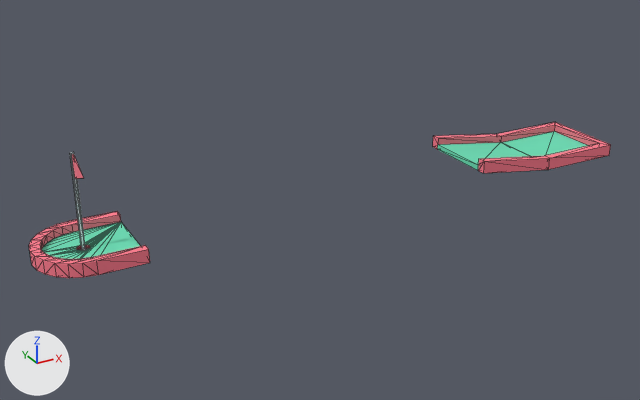
One commit to the FBX model Golf/Golf.Core/Content/Levels/3.fbx: the scene before it, then after it.
Before and after are seen from a camera (50 mm lens) standing at (-7.71, -7.9, 3.97) and looking at (-3.39, -0.03, 0.03). The axes (+X, +Y, +Z) are drawn at lower left. The lights are the same throughout. Mesh edges are drawn as thin lines. Where no turn or scale is listed for an object, it has been applied to the vertices.

Objects in the first picture: 'end', 'flag_red', 'holeRound.001', 'rampA'.
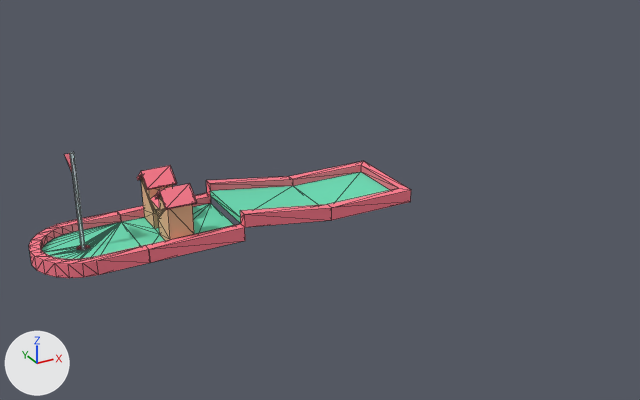
The newer file is also turned or shifted as a whole; pictures and numbers use the older file's frame.

Boxes (x1, y1, x2, y2) around the edits, measured in the pictures (640 x 400 px):
'end', moved: before (497, 122, 611, 169); after (289, 161, 411, 220)
'rampA', moved: before (433, 134, 550, 173); after (206, 176, 332, 227)
'castle', added: after (118, 166, 245, 263)
    faces in mat_border_005 (red #ff7d8f): (118, 166, 245, 263)
    faces in mat_wood (beige #eab68e): (141, 178, 194, 241)
    faces in mat_green_004 (green #6cdfb6): (121, 203, 234, 246)
'flag_red', turned: before (70, 152, 86, 251); after (64, 152, 86, 251)

The change, as a diff of the scene's bpy script:
```diff
--- a/Golf/Golf.Core/Content/Levels/3.fbx.py
+++ b/Golf/Golf.Core/Content/Levels/3.fbx.py
@@ mat_wood @@
+mat_wood = principled_material('wood')
+mat_wood.base_color = (0.82, 0.471, 0.271)  # beige #eab78e
+mat_wood.roughness = 1.0
@@ mat_green_004 @@
+mat_green_004 = principled_material('green.004')
+mat_green_004.base_color = (0.149, 0.736, 0.47)  # green #6cdfb6
+mat_green_004.roughness = 1.0
@@ mat_border_005 @@
+mat_border_005 = principled_material('border.005')
+mat_border_005.base_color = (1.0, 0.204, 0.275)  # red #ff7d8f
+mat_border_005.roughness = 1.0
@@ me_castle @@
+me_castle.from_pydata(...)  # 100 vertices, 200 faces; spans x -0.5..0.5, y -0.5..0.5, z 0.0..0.635
+# faces by material slot: [98, 14, 88]
+me_castle.materials.append(mat_border_005)  # red #ff7d8f
+me_castle.materials.append(mat_green_004)  # green #6cdfb6
+me_castle.materials.append(mat_wood)  # beige #eab78e
@@ ob_end @@
 ob_end = bpy.data.objects.new('end', me_end)
-ob_end.location = (0.0, 0.0, 0.0)
+ob_end.location = (-3.0, 0.0, 0.0)
@@ ob_flag_red @@
 ob_flag_red.location = (-6.0, 0.0, 0.0)
-ob_flag_red.rotation_euler = (1.571, 0.0, 0.0)  # degrees (90, 0, 0)
+ob_flag_red.rotation_euler = (-1.571, -3.142, 0.0)  # degrees (-90, -180, 0)
@@ ob_rampa @@
 ob_rampa = bpy.data.objects.new('rampA', me_rampa)
-ob_rampa.location = (-1.0, 0.0, 0.0)
+ob_rampa.location = (-4.0, 0.0, 0.0)
@@ ob_castle @@
+ob_castle = bpy.data.objects.new('castle', me_castle)
+ob_castle.location = (-5.0, 0.0, 0.0)
```
